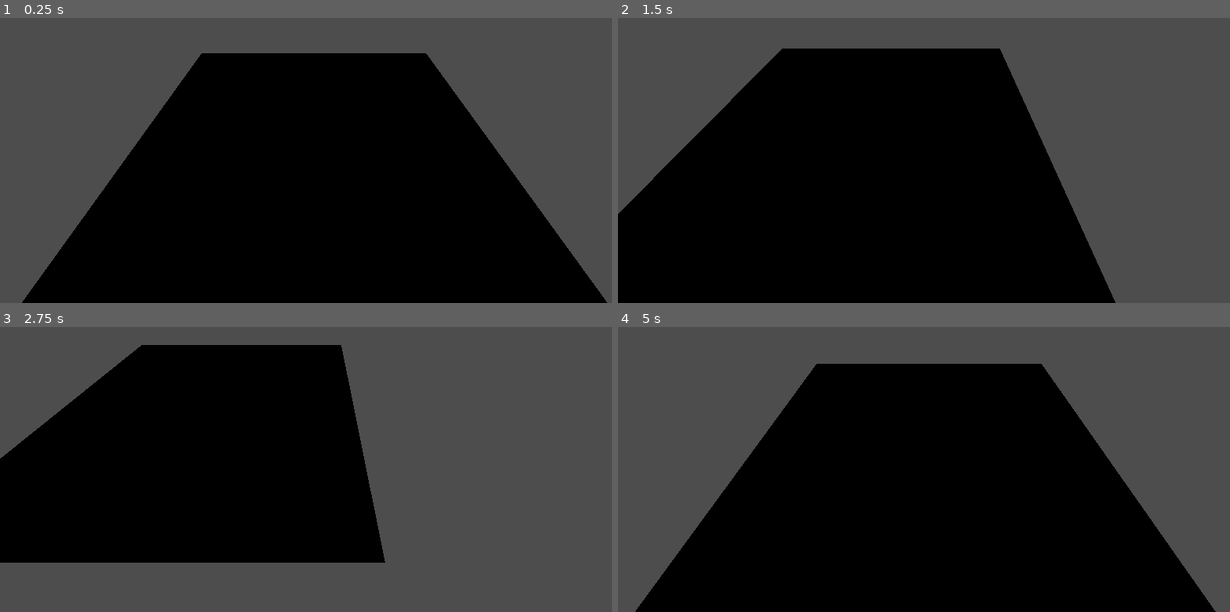
Above: before the commit, frames 1-4 (two rows, left to right).
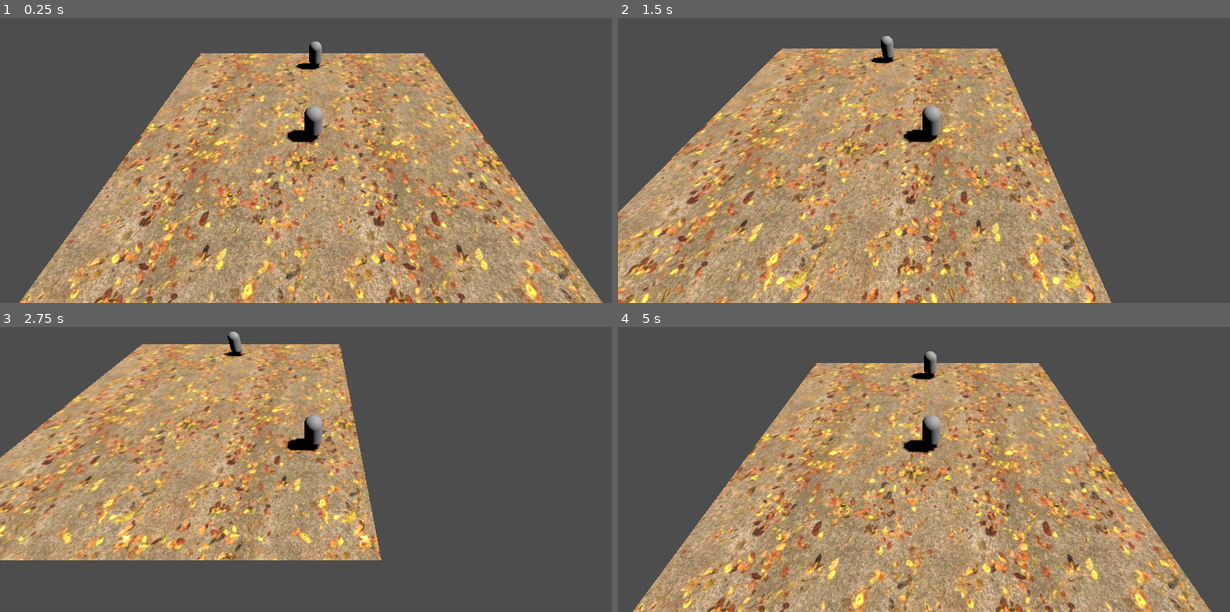
Above: after the commit, the same moments.

Repository: VCiamp4/raggame
Game: Godot game, scene res://scenes/campo.tscn
Same seed, same stepped clock (60 frames per second), same inputs: the game is played once before the commit and once after it.
Inputs:
- Up to frame 1 (0.25 s): no input
- Up to frame 2 (1.5 s): tap Enter (ui_accept) at 0.5, 0.6, 0.77, 1.07, 1.35 s; hold Right (ui_right) 0.53-1.28 s; hold Down (ui_down) from 1.28 s (still down)
- Up to frame 3 (2.75 s): tap Enter (ui_accept) at 1.52, 1.82, 2.1 s; release Down (ui_down) at 2.03 s; hold Right (ui_right) from 2.03 s (still down)
- Up to frame 4 (5 s): release Right (ui_right) at 2.78 s; hold Up (ui_up) 2.78-3.53 s; tap Enter (ui_accept) at 2.85, 3.02, 3.32, 3.6, 3.77, 4.07, 4.35, 4.52, 4.82 s; hold Left (ui_left) from 3.53 s (still down)

The runs differ from the first frame. In frame 1, 58% of the frame differs, in the area x 3-100%, y 8-100%; in frame 2, 56%; in frame 3, 41%; in frame 4, 57%.

Commit message:
sumo cosas, falta funcionalidad del npc

Diff:
--- a/project.godot
+++ b/project.godot
@@ -15,6 +15,10 @@
 config/features=PackedStringArray("4.6", "Forward Plus")
 config/icon="res://icon.svg"
 
+[filesystem]
+
+import/blender/enabled=false
+
 [physics]
 
 3d/physics_engine="Jolt Physics"
--- a/scenes/campo.tscn
+++ b/scenes/campo.tscn
@@ -1,6 +1,12 @@
 [gd_scene format=3 uid="uid://baexxm1pqvx66"]
 
 [ext_resource type="PackedScene" uid="uid://dss841o832d1b" path="res://scenes/jugador.tscn" id="1_mc018"]
+[ext_resource type="Texture2D" uid="uid://bld5r1fuqaxkx" path="res://assets/forest_floor_1k.blend/textures/forest_floor_diff_1k.jpg" id="1_mec61"]
+[ext_resource type="PackedScene" uid="uid://bjg53oi3ebelp" path="res://scenes/npc.tscn" id="3_hv3sm"]
+
+[sub_resource type="StandardMaterial3D" id="StandardMaterial3D_mec61"]
+albedo_texture = ExtResource("1_mec61")
+uv1_scale = Vector3(2, 2, 2)
 
 [sub_resource type="PlaneMesh" id="PlaneMesh_e73fq"]
 
@@ -8,10 +14,16 @@
 
 [node name="Node3D" type="Node3D" unique_id=1665067690]
 
+[node name="DirectionalLight3D" type="DirectionalLight3D" parent="." unique_id=1230351470]
+transform = Transform3D(0.02792158, -0.8117669, 0.5833137, 0, 0.5835412, 0.81208354, -0.9996101, -0.022674656, 0.016293393, 0, 0, 0)
+light_energy = 1.6
+shadow_enabled = true
+
 [node name="StaticBody3D" type="StaticBody3D" parent="." unique_id=1935389797]
 
 [node name="MeshInstance3D" type="MeshInstance3D" parent="StaticBody3D" unique_id=586682131]
-transform = Transform3D(10, 0, 0, 0, 0.5, 0, 0, 0, 10, 0.03841257, -0.032320976, 0.0030155182)
+transform = Transform3D(10, 0, 0, 0, 0.5, 0, 0, 0, 10, -0.08138037, -0.0656929, -0.0943346)
+material_override = SubResource("StandardMaterial3D_mec61")
 mesh = SubResource("PlaneMesh_e73fq")
 
 [node name="CollisionShape3D" type="CollisionShape3D" parent="StaticBody3D" unique_id=972958904]
@@ -20,3 +32,6 @@
 
 [node name="jugador" parent="." unique_id=1927956013 instance=ExtResource("1_mc018")]
 transform = Transform3D(1, 0, 0, 0, 1, 0, 0, 0, 1, 0, 0.87702656, 0)
+
+[node name="Node3D" parent="." unique_id=2084363322 instance=ExtResource("3_hv3sm")]
+transform = Transform3D(1, 0, 0, 0, 1, 0, 0, 0, 1, 0.15302563, 1.0191798, -7.8513794)
--- /dev/null
+++ b/scenes/npc.gd
@@ -0,0 +1,25 @@
+extends Area3D
+
+var jugador_cerca = false
+@onready var ui_dialogo = $CanvasLayer
+
+func _process(delta):
+	# "ui_accept" suele ser la tecla Espacio o Enter
+	if jugador_cerca and Input.is_action_just_pressed("ui_accept"):
+		# Si está visible, lo ocultamos. Si está oculto, lo mostramos.
+		if ui_dialogo.visible:
+			ui_dialogo.hide()
+		else:
+			ui_dialogo.show()
+
+# Esta función se activa sola cuando alguien entra en la colisión grande
+func _on_body_entered(body):
+	# ¡Importante! Revisa que el nombre coincida exactamente con el de tu personaje
+	if body.name == "jugador":
+		jugador_cerca = true
+
+# Esta función se activa cuando el jugador se aleja
+func _on_body_exited(body):
+	if body.name == "jugador":
+		jugador_cerca = false
+		ui_dialogo.hide() # Ocultamos el diálogo automáticamente si se va
--- /dev/null
+++ b/scenes/npc.tscn
@@ -0,0 +1,38 @@
+[gd_scene format=3 uid="uid://bjg53oi3ebelp"]
+
+[ext_resource type="Script" uid="uid://bfht26todlf3h" path="res://scenes/npc.gd" id="1_nh2m4"]
+
+[sub_resource type="CapsuleMesh" id="CapsuleMesh_tcuxl"]
+
+[sub_resource type="CapsuleShape3D" id="CapsuleShape3D_nh2m4"]
+
+[node name="Node3D" type="Node3D" unique_id=2084363322]
+
+[node name="npc" type="Area3D" parent="." unique_id=1814899120]
+script = ExtResource("1_nh2m4")
+
+[node name="MeshInstance3D" type="MeshInstance3D" parent="npc" unique_id=1913459103]
+mesh = SubResource("CapsuleMesh_tcuxl")
+
+[node name="CollisionShape3D" type="CollisionShape3D" parent="npc" unique_id=239285444]
+transform = Transform3D(3, 0, 0, 0, 1, 0, 0, 0, 3, 0, 0.0062453747, 0)
+shape = SubResource("CapsuleShape3D_nh2m4")
+
+[node name="CanvasLayer" type="CanvasLayer" parent="npc" unique_id=312374124]
+visible = false
+
+[node name="Label" type="Label" parent="npc/CanvasLayer" unique_id=671871488]
+offset_left = -2.0
+offset_top = 513.0
+offset_right = 1151.0
+offset_bottom = 647.0
+text = "Hola! esto es una prueba. "
+
+[node name="ColorRect" type="ColorRect" parent="npc/CanvasLayer" unique_id=217131023]
+offset_right = 40.0
+offset_bottom = 40.0
+size_flags_vertical = 8
+color = Color(0, 0, 0, 1)
+
+[connection signal="body_entered" from="npc" to="npc" method="_on_body_entered"]
+[connection signal="body_exited" from="npc" to="npc" method="_on_body_exited"]
Binary file added: assets/PSX Nature Volume 1/LowPoly Nature Textures/RenderResult1.png
Not shown, added: assets/PSX Nature Volume 1/LowPoly Nature Textures/RenderResult1.png.import
Binary file added: assets/PSX Nature Volume 1/LowPoly Nature Textures/RenderResult2.png
Not shown, added: assets/PSX Nature Volume 1/LowPoly Nature Textures/RenderResult2.png.import
Binary file added: assets/PSX Nature Volume 1/LowPoly Nature Textures/RenderResult3.png
Not shown, added: assets/PSX Nature Volume 1/LowPoly Nature Textures/RenderResult3.png.import
Binary file added: assets/PSX Nature Volume 1/LowPoly Nature Textures/RenderResult4.png
Not shown, added: assets/PSX Nature Volume 1/LowPoly Nature Textures/RenderResult4.png.import
Binary file added: assets/PSX Nature Volume 1/LowPoly Nature Textures/RenderResult5.png
Not shown, added: assets/PSX Nature Volume 1/LowPoly Nature Textures/RenderResult5.png.import
Binary file added: assets/PSX Nature Volume 1/LowPoly Nature Textures/TexturesCom_Branches0014_1_masked_S.png
Not shown, added: assets/PSX Nature Volume 1/LowPoly Nature Textures/TexturesCom_Branches0014_1_masked_S.png.import
(and 76 more such lines)
